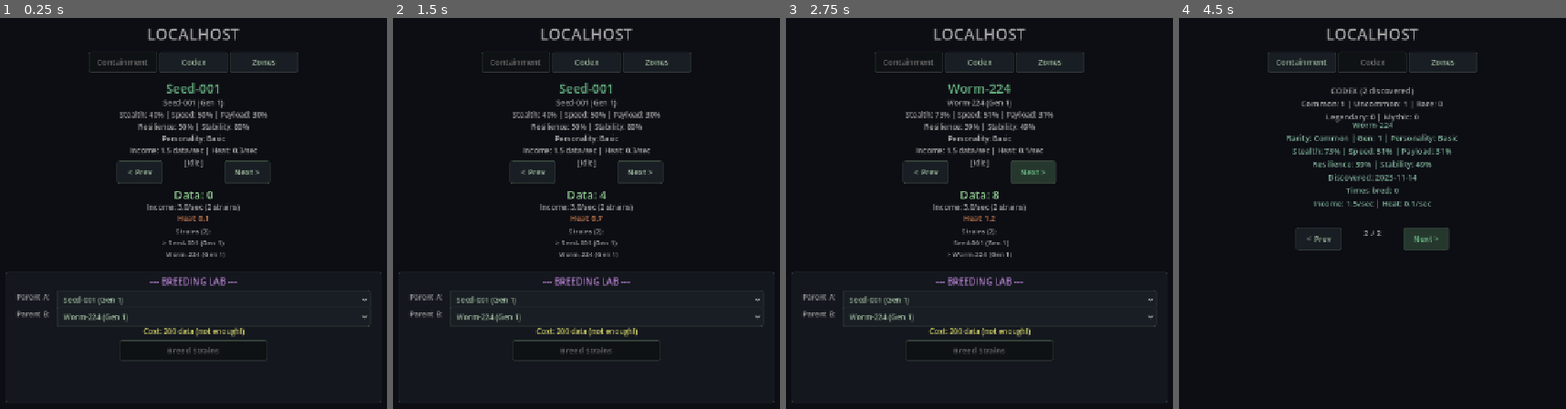
Above: before the commit, frames 1-4 (left to right).
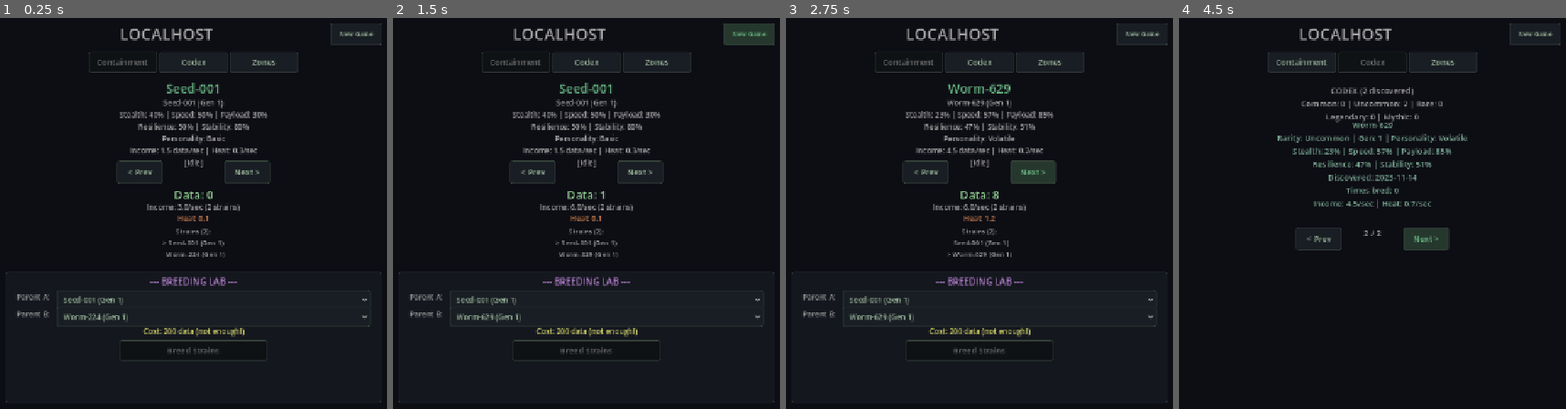
Above: after the commit, the same moments.

Repository: Dr-Bongjoose/localhost-game
Game: Godot game, scene res://scenes/main.tscn
The game is run twice, just before and just after one commit, with the same random seed, the same clock (stepped at 60 frames per second) and the same inputs.
Inputs (mouse positions are in pixels of both pictures, inside the frame that each line leads up to):
- Up to frame 1 (0.25 s): no input
- Up to frame 2 (1.5 s): click (749, 33) at 0.5 s, where only the run after the commit has a clickable "New Game"; click (749, 33) at 1.25 s, where only the run after the commit has a clickable "New Game"
- Up to frame 3 (2.75 s): click "Next >" at 2 s
- Up to frame 4 (4.5 s): click "Next >" at 2.75 s; click "Codex" at 3.5 s; click "Next >" at 4.25 s

The runs differ from the first frame. In frame 1, 0.7% of the frame differs, in the area x 31-99%, y 1-7%; in frame 2, 1.4%, in the area x 22-99%, y 1-78%; in frame 3, 1.1%; in frame 4, 1.3%.

Commit message:
Add New Game button -- deletes save and resets state
- Header bar now has title + 'New Game' button
- Clicking it deletes save file, clears all state, starts fresh
- Essential for testing new player experience during dev
- Hides any active raid/discovery overlays on reset

Diff:
--- a/scenes/main.tscn
+++ b/scenes/main.tscn
@@ -46,11 +46,22 @@
 size_flags_horizontal = 3
 theme_override_constants/separation = 12
 
-[node name="TitleLabel" type="Label" parent="ScrollContainer/MarginContainer/VBox"]
+[node name="HeaderBar" type="HBoxContainer" parent="ScrollContainer/MarginContainer/VBox"]
+layout_mode = 2
+alignment = 1
+
+[node name="TitleLabel" type="Label" parent="ScrollContainer/MarginContainer/VBox/HeaderBar"]
 layout_mode = 2
 text = "LOCALHOST"
+size_flags_horizontal = 3
 horizontal_alignment = 1
 theme_override_font_sizes/font_size = 28
+
+[node name="NewGameButton" type="Button" parent="ScrollContainer/MarginContainer/VBox/HeaderBar"]
+layout_mode = 2
+custom_minimum_size = Vector2(90, 30)
+text = "New Game"
+theme_override_font_sizes/font_size = 11
 
 [node name="TabBar" type="HBoxContainer" parent="ScrollContainer/MarginContainer/VBox"]
 layout_mode = 2
--- a/scripts/main.gd
+++ b/scripts/main.gd
@@ -27,6 +27,9 @@
 @onready var tab_codex: Button = $ScrollContainer/MarginContainer/VBox/TabBar/TabCodex
 @onready var tab_zones: Button = $ScrollContainer/MarginContainer/VBox/TabBar/TabZones
 
+# New Game button (deletes save and restarts fresh)
+@onready var new_game_button: Button = $ScrollContainer/MarginContainer/VBox/HeaderBar/NewGameButton
+
 # Containment view nodes
 @onready var containment_view: Control = $ScrollContainer/MarginContainer/VBox/ContainmentView
 @onready var strain_name_label: Label = $ScrollContainer/MarginContainer/VBox/ContainmentView/StrainNameLabel
@@ -182,6 +185,7 @@
 	zone_nav_next.pressed.connect(_on_zone_next_pressed)
 	zone_deploy_button.pressed.connect(_on_deploy_pressed)
 	zone_recall_button.pressed.connect(_on_recall_pressed)
+	new_game_button.pressed.connect(_on_new_game_pressed)
 
 	update_breed_cost_display()
 	_switch_view("containment")
@@ -204,6 +208,53 @@
 	player_strains.append(Strain.create_random(1, "Worm"))
 	codex.add_strain(player_strains[0])
 	codex.add_strain(player_strains[1])
+
+
+## Deletes the save file and resets all game state to a fresh new game.
+## Called when the player clicks the "New Game" button.
+## This is essential during development for testing the new player experience
+## without manually hunting down the save file on disk.
+func _on_new_game_pressed() -> void:
+	# Delete the save file
+	SaveSystem.delete_save()
+
+	# Reset all game state to empty
+	player_strains.clear()
+	zones.clear()
+	strain_deploy_map.clear()
+	player_data = 0.0
+	total_heat = 0.0
+	breed_cooldown = 0.0
+	active_strain_index = 0
+	codex_index = 0
+	active_zone_index = 0
+	_auto_save_timer = 0.0
+	_raid_alert_timer = 0.0
+
+	# Hide any active overlays
+	raid_alert_overlay.visible = false
+	_discovery_active = false
+	discovery_overlay.visible = false
+	discovery_overlay.modulate.a = 1.0
+
+	# Re-enable breed button if it was cooling
+	breed_button.disabled = false
+	breed_button.text = "Breed Strains"
+
+	# Initialize a fresh new game
+	_init_new_game()
+
+	# Update all UI
+	update_strain_display()
+	update_strain_list()
+	update_breeding_dropdowns()
+	update_codex_display()
+	update_zone_display()
+	update_deploy_dropdown()
+	update_breed_cost_display()
+	_switch_view("containment")
+
+	print("New game started -- save deleted and state reset")
 
 
 ## Applies semantic colors to specific labels throughout the UI.
